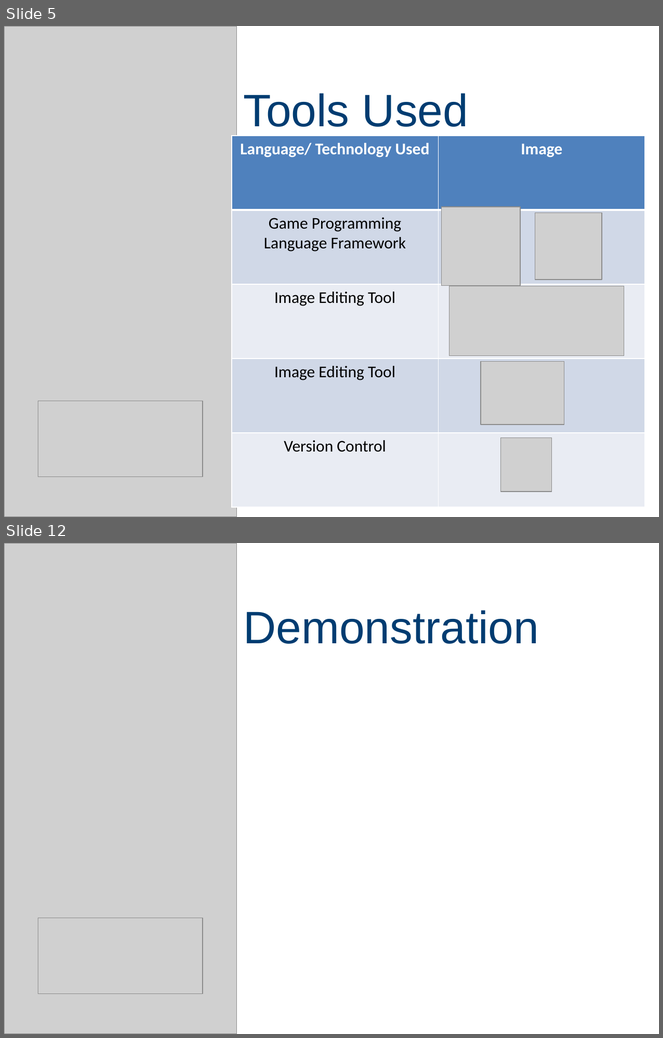
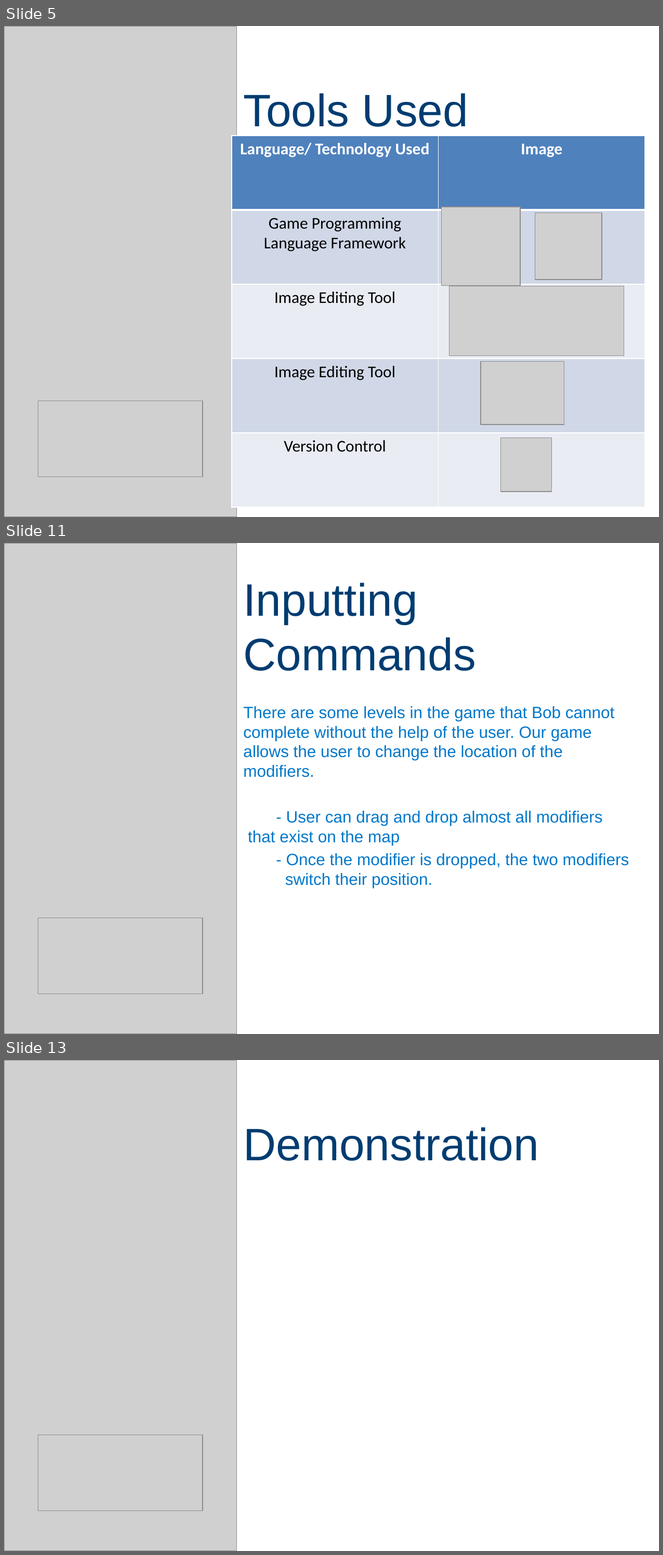
Before and after one commit to sealneaward/bob-the-bunny, a slide deck: Presentation/Bob The Bunny.pptx. Shown one above the other, each under a label of ours: slides 5 and 12 before the commit, slides 5, 11 and 13 after it; the slides between them are not shown. The pictures are 663x1038 and 663x1555 pixels, drawn with LibreOffice and Linux fonts; fonts in the diff are those of the drawing; grey boxes stand for pictures. Boxes give left, top, right and bottom in pixels: in the first picture for what was removed or moved away, otherwise in the second. Text is boxed around its words. In the diff, an @@ line names an element or a change of style, - is before the commit and + after.

```diff
--- a/Presentation/Bob The Bunny.pptx
+++ b/Presentation/Bob The Bunny.pptx
@@ slide 11 added at <box>4,543,659,1034</box>, background #FFFFFF @@
@@ picture added at <box>4,543,236,1034</box> @@
@@ title added at <box>243,583,476,671</box>, 50 pt, text #003C71 @@
+Inputting Commands
@@ subtitle added at <box>243,706,630,888</box>, 18 pt, text #0077CA @@
+There are some levels in the game that Bob cannot complete without the help of the user. Our game allows the user to change the location of the modifiers.
+- User can drag and drop almost all modifiers that exist on the map
+- Once the modifier is dropped, the two modifiers switch their position.
@@ picture added at <box>38,918,203,994</box> @@
@@ what was slide 12 is now slide 13 @@
```
Also in this commit, not shown: 7 slides changed, 1 other slide added, 1 slide removed.
